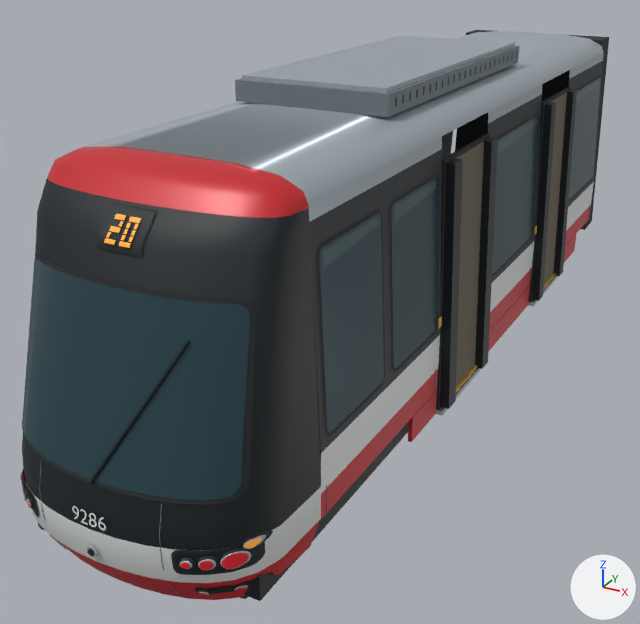
Two versions of the glTF model assets/models/15t-c-open.glb, one commit apart.
Both versions are drawn from a 50 mm camera at (4.08, -9.1, 5.03) aimed at (-0.57, -0.64, 0.8). Lighting does not change. The marker at lower right points along +X, +Y and +Z. The first picture is the older version. Vertices at exactly the same position are counted once.

Before the edit, the objects in view are built like this:
```python
me_15t_c_open = bpy.data.meshes.new('15t-c-open')
me_15t_c_open.from_pydata(...)  # 3020 vertices, 3952 faces; spans x -1.24..1.36, y -5.23..5.7, z 0.0..3.69
me_15t_c_open.materials.append(mat_black)  # black #121b20
me_15t_c_open.materials.append(mat_rubber)  # black #24282a
me_15t_c_open.materials.append(mat_chrome)  # light grey #bcc4c7
me_15t_c_open.materials.append(mat_roof)  # grey #747f84
me_15t_c_open.materials.append(mat_red)  # red #c9252c
me_15t_c_open.materials.append(mat_white)  # light grey #dfe3e2
me_15t_c_open.materials.append(mat_silver)  # grey #aab4bb
me_15t_c_open.materials.append(mat_glass)  # dark cyan #28454e
me_15t_c_open.materials.append(mat_glint)  # dark cyan #435c62
me_15t_c_open.materials.append(mat_interior)  # brown #706857
me_15t_c_open.materials.append(mat_yellow)  # yellow #d8a528
me_15t_c_open.materials.append(mat_tail)  # red #bc1826
me_15t_c_open.materials.append(mat_amber)  # orange #f5a337, glowing brown #8a5a1b
ob_15t_c_open = bpy.data.objects.new('15t-c-open', me_15t_c_open)
ob_15t_c_open.location = (0.0, 0.0, 0.0)
```
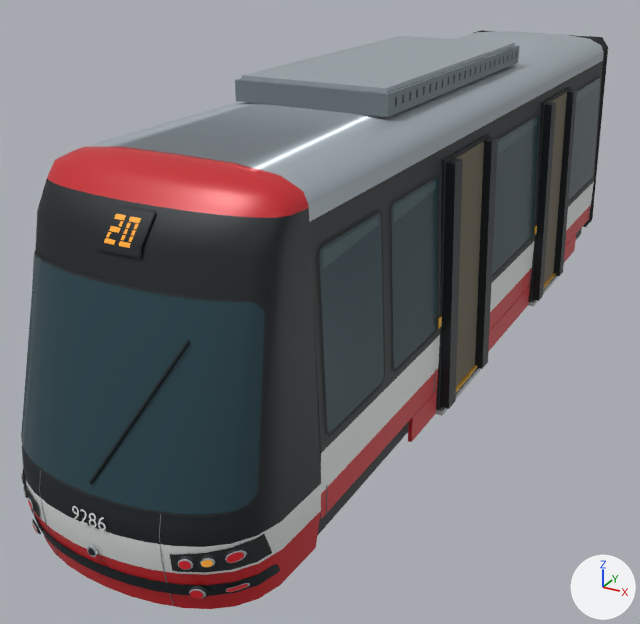
Location of each change, [x1, y1, x2, y2] in pixels of the pictures (640 x 624 px; the box of a moved part takes in the faces that stretch with it):
'15t-c-open', reshaped
    before: [20, 30, 609, 601]
    after: [21, 30, 608, 609]
part 1 of me_15t_c_open, moved or reshaped
    before: [198, 589, 213, 595]
    after: [23, 484, 28, 498]
part 2 of me_15t_c_open, moved or reshaped
    before: [22, 485, 27, 501]
    after: [21, 473, 25, 484]
part 3 of me_15t_c_open, moved or reshaped
    before: [197, 556, 220, 571]
    after: [199, 555, 220, 568]
part 4 of me_15t_c_open, moved or reshaped
    before: [97, 205, 155, 256]
    after: [96, 205, 154, 256]
part 5 of me_15t_c_open, moved or reshaped
    before: [97, 203, 157, 257]
    after: [95, 203, 156, 258]
part 6 of me_15t_c_open, rebuilt
    before: [219, 548, 257, 569]
    after: [224, 547, 252, 564]
part 7 of me_15t_c_open, rebuilt
    before: [455, 30, 609, 230]
    after: [472, 30, 608, 227]
part 8 of me_15t_c_open, added
    after: [33, 511, 277, 595]
part 9 of me_15t_c_open, added
    after: [34, 513, 280, 596]
part 10 of me_15t_c_open, added
    after: [189, 586, 210, 599]
part 11 of me_15t_c_open, added
    after: [32, 519, 41, 534]
part 12 of me_15t_c_open, added
    after: [227, 584, 248, 592]
part 13 of me_15t_c_open, deleted
    before: [20, 471, 273, 549]
part 14 of me_15t_c_open, moved or reshaped
    before: [22, 253, 409, 601]
    after: [21, 79, 569, 609]
part 15 of me_15t_c_open, added (black)
    after: [442, 124, 488, 159]

Diff of the bpy script that builds the scene:
```diff
--- a/assets/models/15t-c-open.glb.py
+++ b/assets/models/15t-c-open.glb.py
@@ me_15t_c_open @@
 # used by ob_15t_c_open; location = (0.0, 0.0, 0.0)
-me_15t_c_open.from_pydata(...)  # 3020 vertices, 3952 faces; spans x -1.24..1.36, y -5.23..5.7, z 0.0..3.69
+me_15t_c_open.from_pydata(...)  # 2846 vertices, 3712 faces; spans x -1.24..1.36, y -5.22..5.7, z 0.0..3.69
+# me_15t_c_open part 1: the loose piece of 38 vertices spanning x 0.77..0.87, y -4.98..-4.9, z 0.42..0.52 is multiplied about its middle by the matrix ((1.348, -0.032, -0.023), (-1.53, 1.008, 0.554), (0.023, -0.026, 1.31)), then moved by (-1.72, -0.04, 0.34)
+# me_15t_c_open part 2: the loose piece of 40 vertices spanning x -0.97..-0.83, y -5.04..-4.93, z 0.73..0.87 is multiplied about its middle by the matrix ((0.973, 0.014, -0.002), (-0.448, 1.093, 0.007), (0.003, 0.003, 0.965)), then moved by (-0.15, 0.15, 0.02)
+# me_15t_c_open part 3: the loose piece of 38 vertices spanning x 0.83..0.97, y -5.04..-4.93, z 0.73..0.87 is scaled about its middle by (0.846, 0.882, 0.831), then moved by (0.0, 0.01, 0.01)
+# me_15t_c_open part 4: the loose piece of 33 vertices spanning x -0.2..0.2, y -4.62..-4.42, z 2.91..3.17 is moved by (0.0, -0.02, 0.0)
+# me_15t_c_open part 5: the loose piece of 33 vertices spanning x -0.2..0.2, y -4.62..-4.4, z 2.9..3.18 is moved by (0.0, -0.02, 0.0)
+# me_15t_c_open part 6: the loose piece of 40 vertices spanning x 0.96..1.14, y -4.94..-4.71, z 0.71..0.89 is rebuilt with 40 vertices and now spans x 0.98..1.12, y -4.91..-4.74, z 0.76..0.89
+# me_15t_c_open part 7: the loose piece of 8 vertices spanning x -1.18..1.18, y 5.2..5.7, z 0.4..3.39 is rebuilt with 66 vertices and now spans x -1.2..1.2, y 5.2..5.7, z 0.43..3.39
+# me_15t_c_open part 8: a new loose piece of 78 vertices spanning x -1.17..1.17, y -5.17..-4.49, z 0.46..0.56, in mat_black (black #121b20)
+# me_15t_c_open part 9: a new loose piece of 78 vertices spanning x -1.18..1.18, y -5.17..-4.46, z 0.45..0.57, in mat_rubber (black #24282a)
+# me_15t_c_open part 10: a new loose piece of 40 vertices spanning x 0.74..0.88, y -5.05..-4.96, z 0.44..0.58
+# me_15t_c_open part 11: a new loose piece of 38 vertices spanning x -0.88..-0.74, y -5.05..-4.96, z 0.44..0.58
+# me_15t_c_open part 12: a new loose piece of 28 vertices spanning x 0.98..1.08, y -4.89..-4.76, z 0.49..0.53, in mat_tail (red #bc1826)
+# me_15t_c_open part 13: 14 loose pieces with 244 vertices, spanning x -1.19..1.19, y -4.98..5.66, z 0.42..3.39, are deleted
+# me_15t_c_open part 14: 89 vertices moved from x -1.23..1.23, y -5.21..-3.9, z 0.29..2.69 to x -1.23..1.23, y -5.21..-3.9, z 0.29..2.68; 627 vertices removed from x -1.18..1.18, y -5.21..5.46, z 0.31..3.39; 283 vertices added at x -1.18..1.18, y -5.22..3.2, z 0.32..3.0
+# me_15t_c_open part 15: 2 vertices added at x 1.14, y -1.4..-0.1, z 3.0
+# other edits to the shape of me_15t_c_open do not show in these pictures
 me_15t_c_open.materials.append(mat_black)
```
